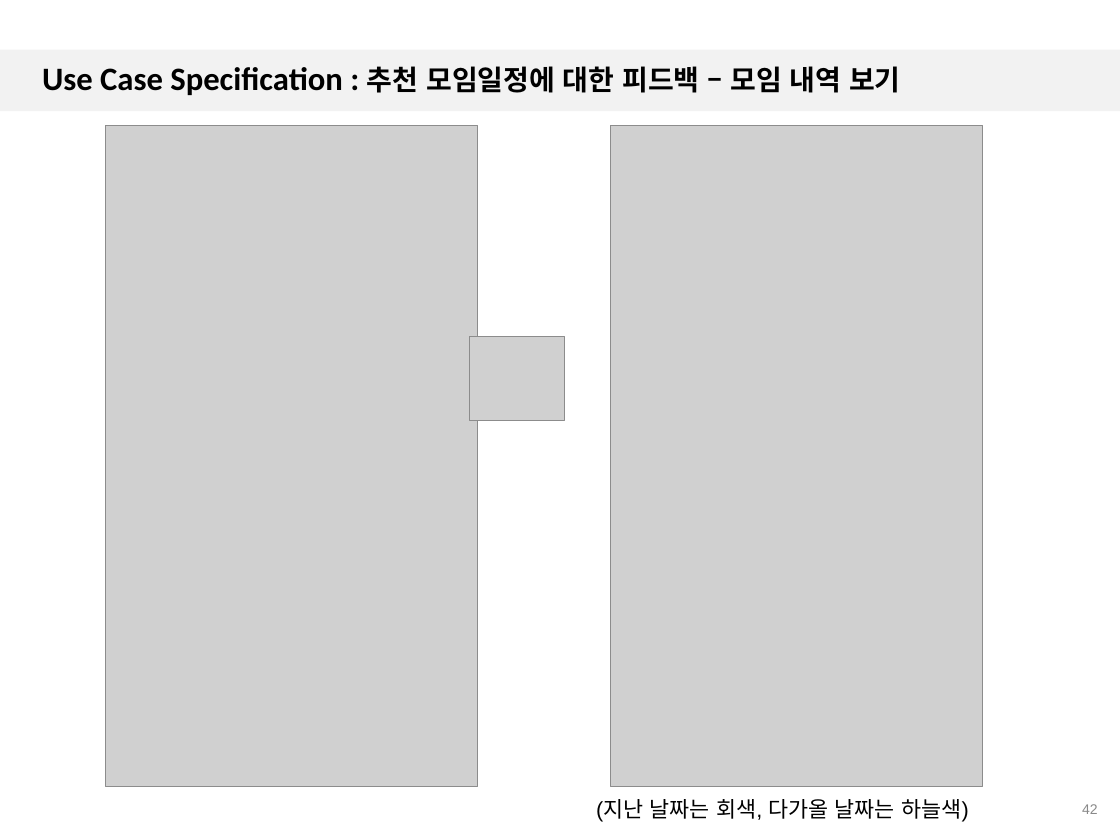
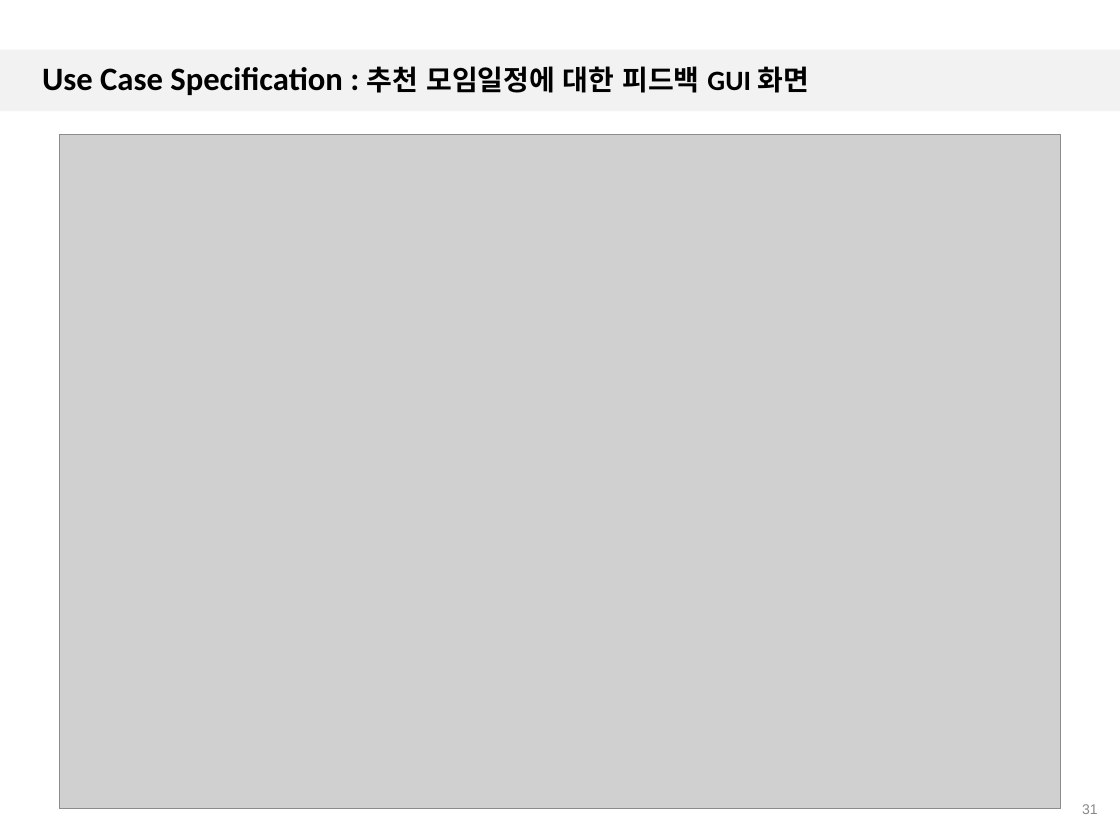
Before and after one commit to 7hong13/FillingGood, a slide deck: slide 31 of SRS/1.3/4팀_일정추천앱_UC_Spec_1.3.pptx (slide 42 before the commit). Drawn at 1120x840 pixels with LibreOffice and Linux fonts; fonts in the diff are those of the drawing; grey boxes stand for pictures; background and template pictures are left out. Boxes give left, top, right and bottom in pixels: in the first picture for what was removed or moved away, otherwise in the second. Text is boxed around its words. In the diff, an @@ line names an element or a change of style, - is before the commit and + after.

```diff
--- a/SRS/1.3/4팀_일정추천앱_UC_Spec_1.3.pptx
+++ b/SRS/1.3/4팀_일정추천앱_UC_Spec_1.3.pptx
@@ title at [42, 66, 809, 95]: text changed @@
-Use Case Specification : 추천 모임일정에 대한 피드백 – 모임 내역 보기
+Use Case Specification : 추천 모임일정에 대한 피드백 GUI 화면
@@ picture added at [59, 134, 1061, 809] @@
@@ picture removed at [105, 125, 477, 787] @@
@@ picture removed at [610, 125, 982, 787] @@
@@ picture removed at [470, 336, 566, 420] @@
@@ text removed at [596, 799, 969, 822] @@
-(지난 날짜는 회색, 다가올 날짜는 하늘색)
@@ page number at [1082, 804, 1098, 814]: text changed @@
-42
+31
```
Also in this commit, not shown: 25 other slides changed, 15 slides removed.
